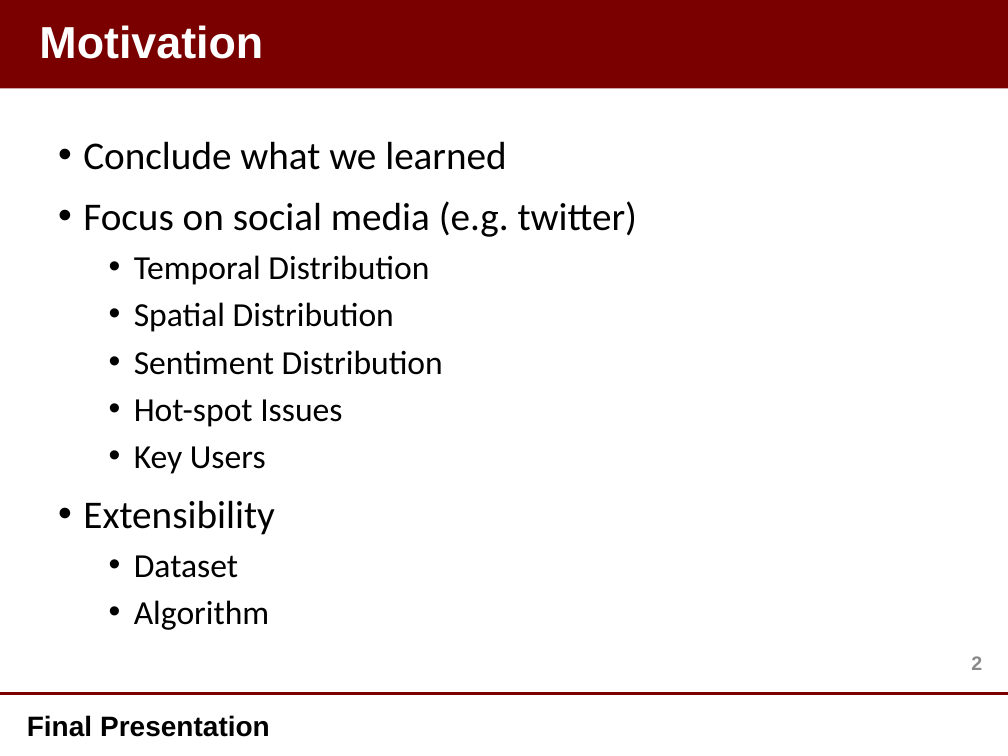
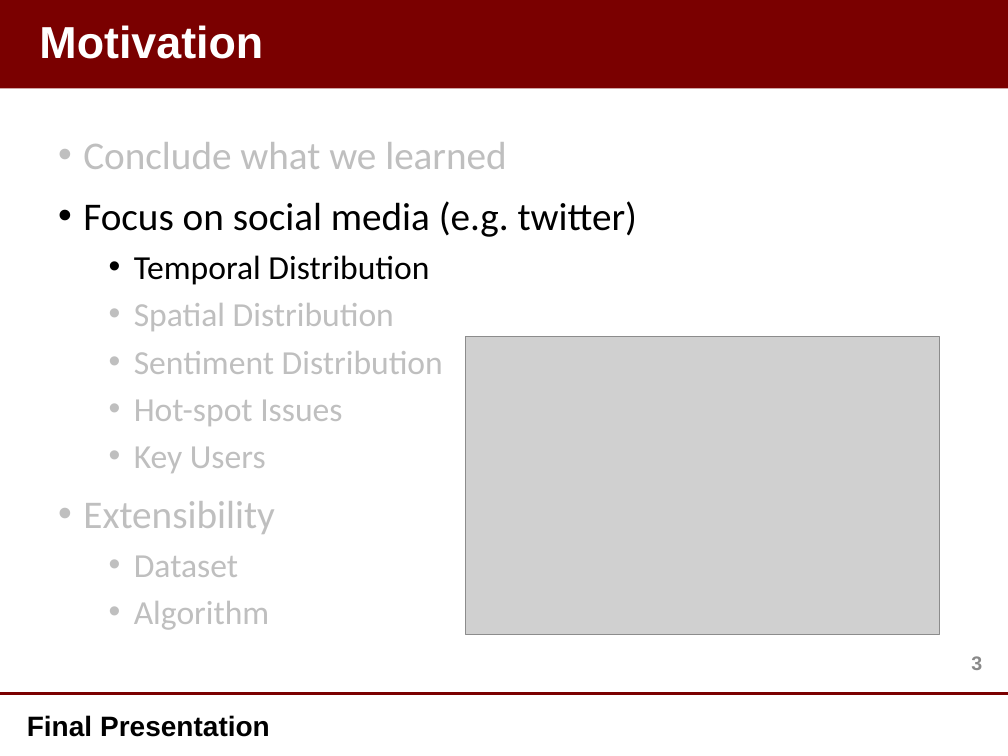
Before and after one commit to liuqingli/TweetVis, a slide deck: slide 4 of Final_Presentation.pptx (slide 3 before the commit). Drawn at 1008x756 pixels with LibreOffice and Linux fonts; fonts in the diff are those of the drawing; grey boxes stand for pictures; background and template pictures are left out. Boxes give left, top, right and bottom in pixels: in the first picture for what was removed or moved away, otherwise in the second. Text is boxed around its words. In the diff, an @@ line names an element or a change of style, - is before the commit and + after.

```diff
--- a/Final_Presentation.pptx
+++ b/Final_Presentation.pptx
@@ text at [83, 142, 506, 630]: text colour #000000 to #BFBFBF in "Conclude what we learned", "Spatial Distribution", "Sentiment Distribution", "Hot-spot Issues" and 4 more places @@
@@ picture added at [466, 337, 939, 635] @@
@@ page number at [971, 656, 982, 670]: text changed @@
-2
+3
```
Also in this commit, not shown: 1 other slide changed, 5 slides added, 1 other file.
